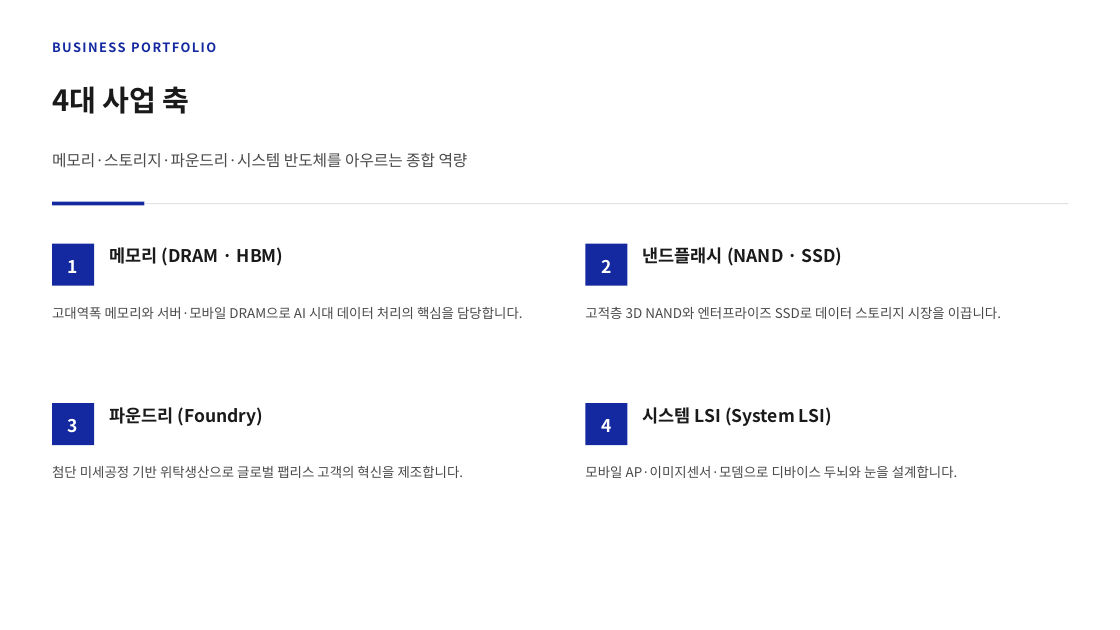
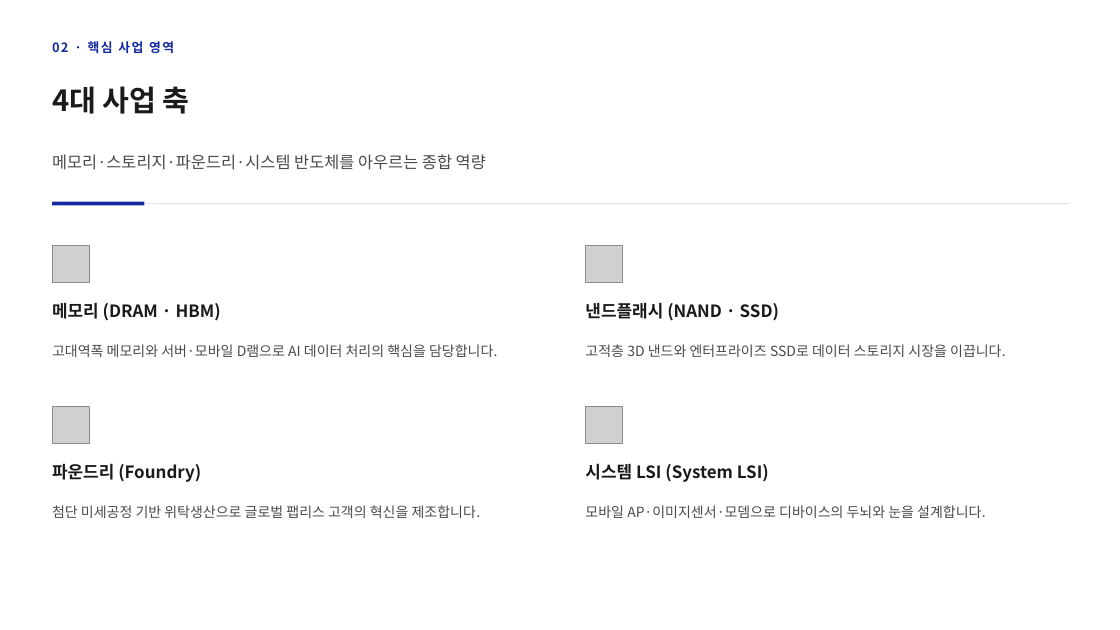
Before and after one commit to sylvanus4/kr-brand-decks, a slide deck: slide 6 of skills/deck-samsung-semi/examples/samsung-semi-6p.pptx (slide 4 before the commit). Drawn at 1120x630 pixels with LibreOffice and Linux fonts; fonts in the diff are those of the drawing; grey boxes stand for pictures. Boxes give left, top, right and bottom in pixels: in the first picture for what was removed or moved away, otherwise in the second. Text is boxed around its words. In the diff, an @@ line names an element or a change of style, - is before the commit and + after.

```diff
--- a/skills/deck-samsung-semi/examples/samsung-semi-6p.pptx
+++ b/skills/deck-samsung-semi/examples/samsung-semi-6p.pptx
@@ text at (52,41,174,53): text changed @@
-BUSINESS PORTFOLIO
+02 · 핵심 사업 영역
@@ text "메모리·스토리지·파운드리·시스템 반도체를 아우르는 종합 역량" at (52,154,486,170): size 13.5 to 14 pt @@
@@ rectangle removed at (52,244,94,286) @@
@@ picture added at (52,245,89,282) @@
@@ text removed at (68,260,78,273) @@
-1
@@ rectangle removed at (586,244,628,286) @@
@@ picture added at (586,245,623,282) @@
@@ text removed at (601,260,611,273) @@
-2
@@ text "메모리 (DRAM · HBM)": place and size @@
-text "메모리 (DRAM · HBM)" at (109,247,284,266)
+text "메모리 (DRAM · HBM)" at (52,302,221,321)
@@ text "낸드플래시 (NAND · SSD)": place and size @@
-text "낸드플래시 (NAND · SSD)" at (643,247,843,266)
+text "낸드플래시 (NAND · SSD)" at (585,302,779,321)
@@ text at (52,344,497,357): text changed; size 11.5 to 12 pt @@
-고대역폭 메모리와 서버·모바일 DRAM으로 AI 시대 데이터 처리의 핵심을 담당합니다.
+고대역폭 메모리와 서버·모바일 D램으로 AI 데이터 처리의 핵심을 담당합니다.
@@ text at (585,344,1006,357): text changed; size 11.5 to 12 pt @@
-고적층 3D NAND와 엔터프라이즈 SSD로 데이터 스토리지 시장을 이끕니다.
+고적층 3D 낸드와 엔터프라이즈 SSD로 데이터 스토리지 시장을 이끕니다.
@@ rectangle removed at (52,403,94,445) @@
@@ picture added at (52,406,89,443) @@
@@ text removed at (68,419,78,433) @@
-3
@@ rectangle removed at (586,403,628,445) @@
@@ picture added at (586,406,623,443) @@
@@ text removed at (601,419,611,432) @@
-4
@@ text "파운드리 (Foundry)": place and size @@
-text "파운드리 (Foundry)" at (109,407,264,426)
+text "파운드리 (Foundry)" at (52,463,201,482)
@@ size 15 to 14.5 pt in 4 elements at (52,302,221,321), (585,302,779,321), (52,463,201,482), (585,463,769,482) @@
@@ text "시스템 LSI (System LSI)": place and size @@
-text "시스템 LSI (System LSI)" at (643,407,832,426)
+text "시스템 LSI (System LSI)" at (585,463,769,482)
@@ text "첨단 미세공정 기반 위탁생산으로 글로벌 ...": place and size @@
-text "첨단 미세공정 기반 위탁생산으로 글로벌 ..." at (52,466,464,478)
+text "첨단 미세공정 기반 위탁생산으로 글로벌 ..." at (52,505,481,518)
@@ text "첨단 미세공정 기반 위탁생산으로 글로벌 ..." at (52,505,481,518): size 11.5 to 12 pt; line spacing 1.35 to 1.4 @@
@@ text at (585,505,986,518): text changed; size 11.5 to 12 pt @@
-모바일 AP·이미지센서·모뎀으로 디바이스 두뇌와 눈을 설계합니다.
+모바일 AP·이미지센서·모뎀으로 디바이스의 두뇌와 눈을 설계합니다.
```
Also in this commit, not shown: 3 other slides changed, 5 slides added, 14 other files.
